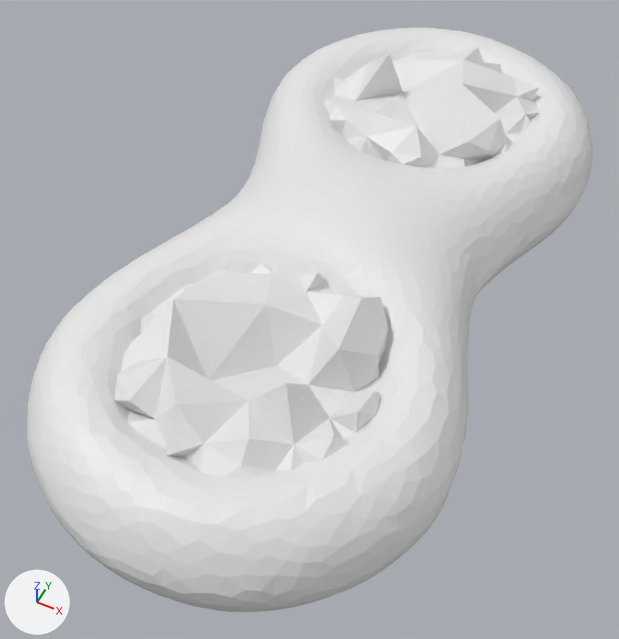
Before and after pictures for a commit that changed the OBJ model Assignment_7_Skeleton/Assignment_7_Skeleton/data/eight.obj.
Both versions are drawn from a camera (50 mm lens) standing at (0.8, -1.89, 1.95) and looking at (-0.04, -0.21, -0.14). Arrows for +X, +Y and +Z are at lower left; the lights stay in place. Where no turn or scale is listed for an object, it has been applied to the vertices.

Names of what the first picture shows: 'eight'.
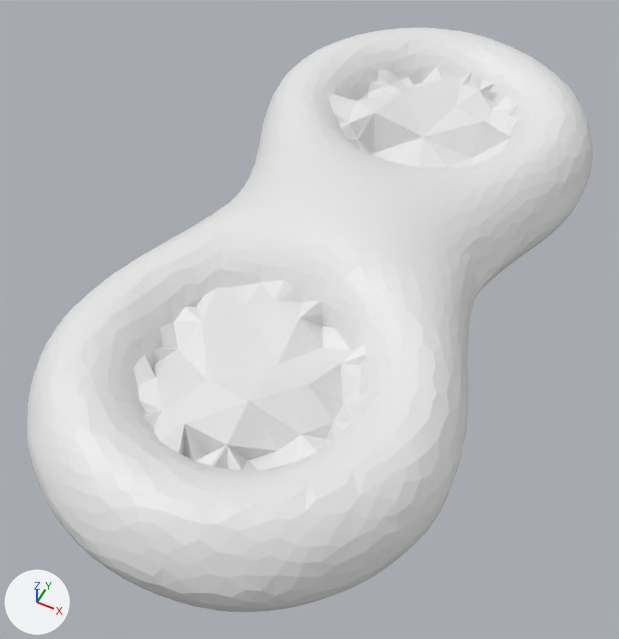
Pixel boxes (x1, y1, x2, y2) of what changed, in the pictures (619 x 639 px):
part 1 of me_eight, built on: before (324, 47, 540, 168); after (324, 50, 540, 168)
part 2 of me_eight, built on: before (114, 263, 388, 477); after (114, 263, 386, 477)

The change in detail:
me_eight is used by ob_eight; location (0.0, 0.0, 0.0).
me_eight had 3062 vertices, 6120 faces and spanned x -0.61..0.61, y -1.27..1.27, z -0.28..0.3.
me_eight now has 3362 vertices, 6720 faces and spans x -0.61..0.61, y -1.27..1.27, z -0.26..0.26.
me_eight part 1: 4 vertices moved from x 0.0..0.1, y 0.3..0.87, z 0.19..0.26 to x -0.12..0.07, y 0.32..0.9, z 0.04..0.15; 49 vertices removed from x -0.39..0.34, y 0.34..1.0, z -0.24..0.3; 210 vertices added at x -0.35..0.34, y 0.33..1.0, z -0.14..0.15.
me_eight part 2: 1 vertex moved from x 0.18, y -0.53, z -0.19 to x 0.12, y -0.49, z -0.07; 61 vertices removed from x -0.36..0.35, y -1.01..-0.32, z -0.28..0.3; 200 vertices added at x -0.34..0.35, y -0.99..-0.32, z -0.15..0.15.
